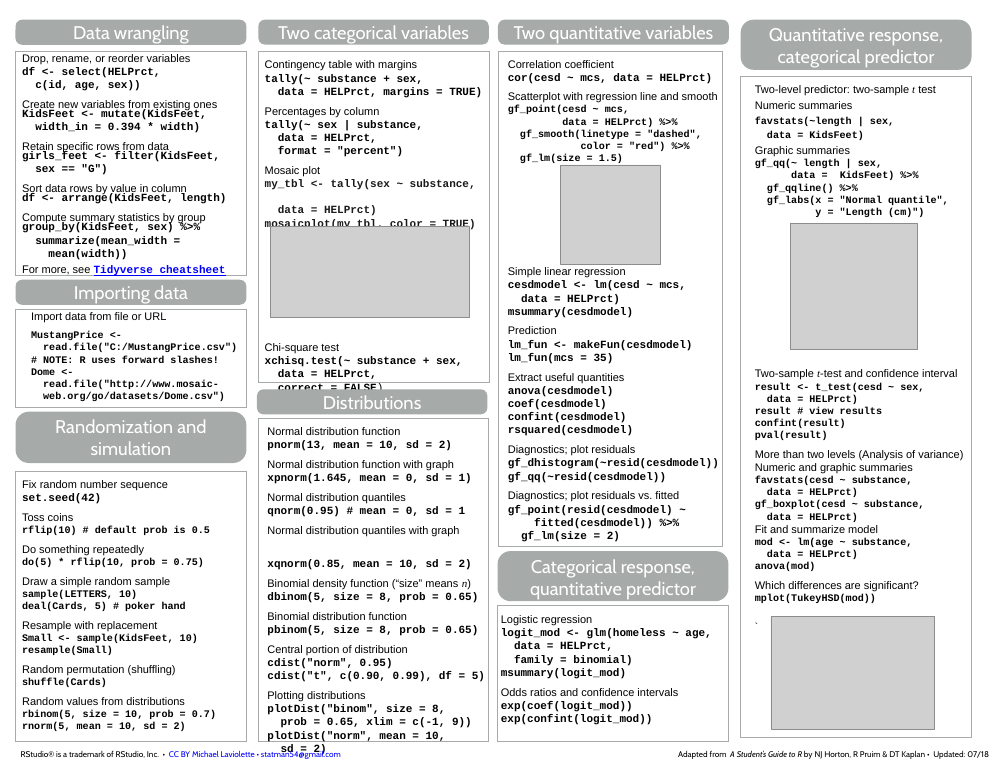
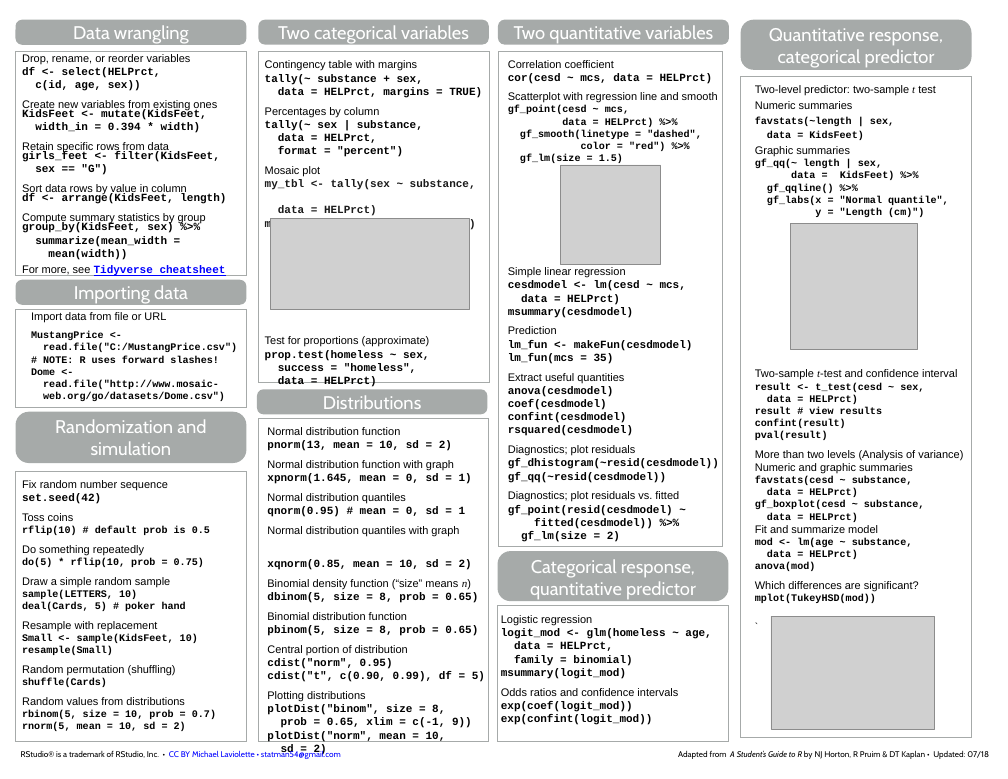
Before and after one commit to mlaviolet/Mosaic-cheatsheets, a slide deck: slide 2 of mosaic-cheatsheet-gf.pptx. Drawn at 1008x779 pixels with LibreOffice and Linux fonts; fonts in the diff are those of the drawing; grey boxes stand for pictures. Boxes give left, top, right and bottom in pixels: in the first picture for what was removed or moved away, otherwise in the second. Text is boxed around its words. In the diff, an @@ line names an element or a change of style, - is before the commit and + after.

```diff
--- a/mosaic-cheatsheet-gf.pptx
+++ b/mosaic-cheatsheet-gf.pptx
@@ picture: place and size @@
-picture at box(270, 226, 469, 317)
+picture at box(270, 218, 469, 309)
@@ text in rectangle at box(265, 336, 430, 387): text changed @@
-Chi-square test
-xchisq.test(~ substance + sex,
-data = HELPrct,
-correct = FALSE)
+Test for proportions (approximate)
+prop.test(homeless ~ sex,
+success = "homeless",
+data = HELPrct)
```
Also in this commit, not shown: 1 other file.
